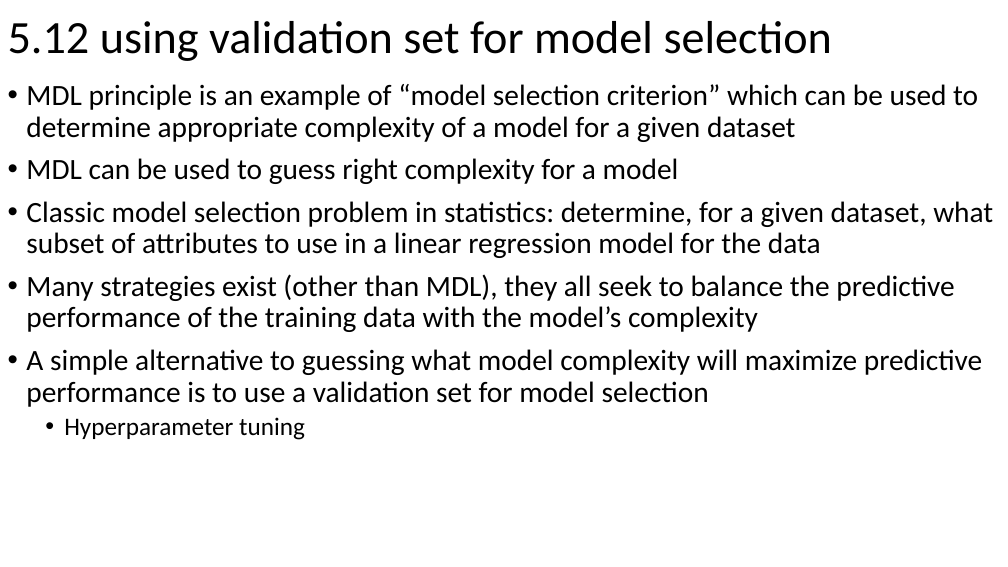
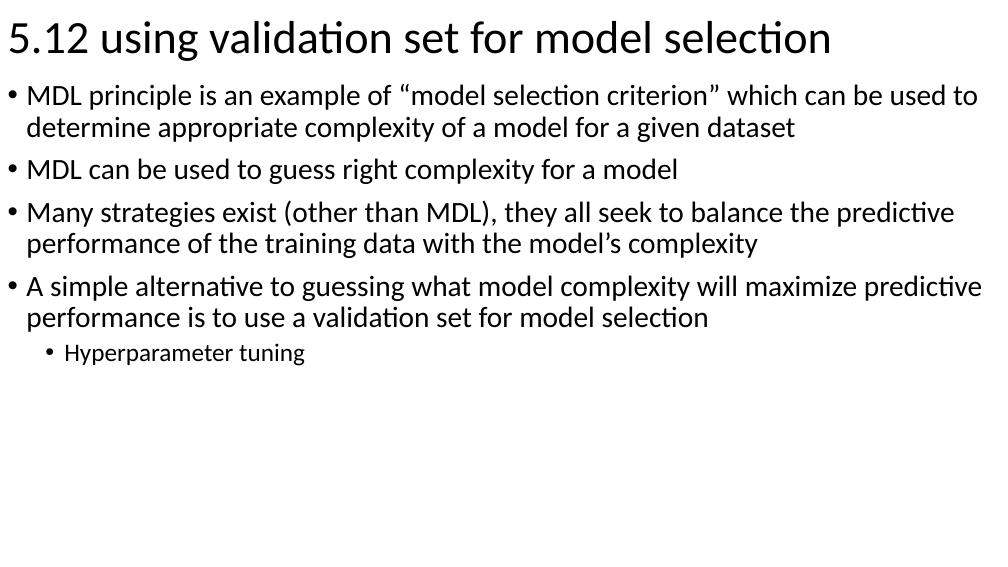
Before and after one commit to russellu/cs405, a slide deck: slide 13 of Lecture_13.pptx (slide 12 before the commit). Drawn at 1008x567 pixels with LibreOffice and Linux fonts; fonts in the diff are those of the drawing. Boxes give left, top, right and bottom in pixels: in the first picture for what was removed or moved away, otherwise in the second. Text is boxed around its words. In the diff, an @@ line names an element or a change of style, - is before the commit and + after.

```diff
--- a/Lecture_13.pptx
+++ b/Lecture_13.pptx
@@ text at <box>26,201,993,258</box>: paragraph removed @@
-• Classic model selection problem in statistics: determine, for a given dataset, what subset of attributes to use in a linear regression model for the data
```
Also in this commit, not shown: 6 other slides changed, 2 slides added, 1 slide removed, 1 other file.
